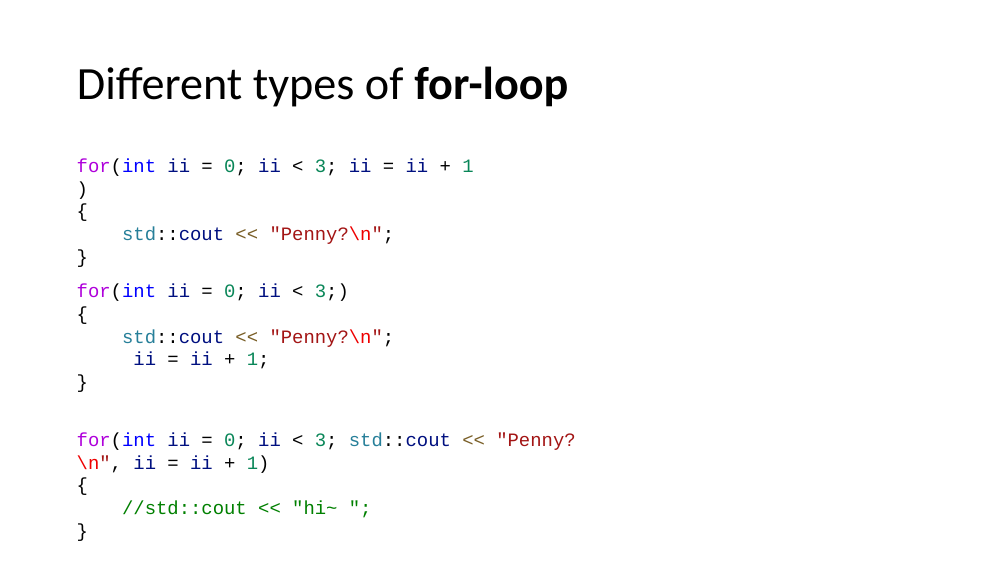
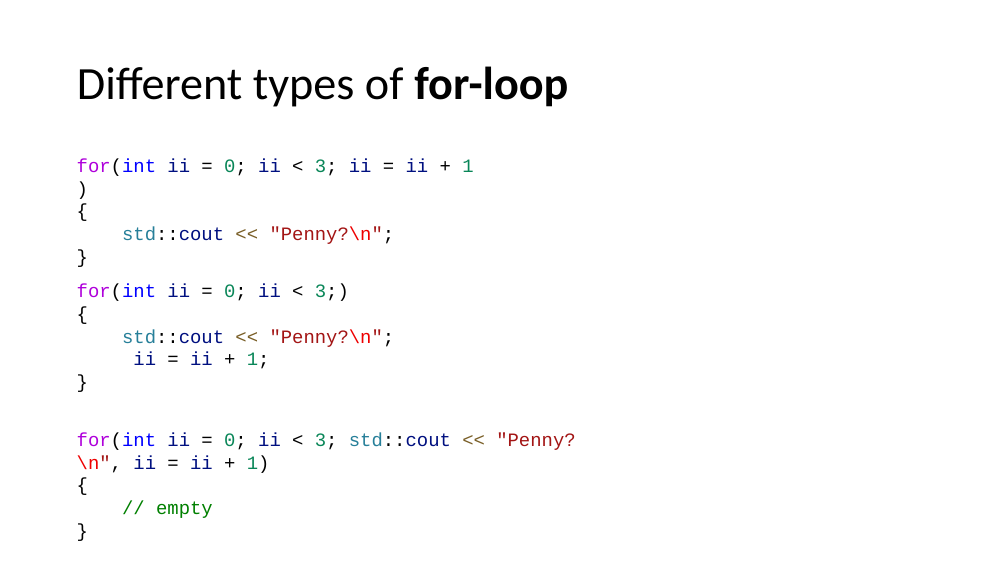
Before and after one commit to CNOCycle/cpp_tutorial, a slide deck: slide 17 of 06-loop/00-loop.pptx. Drawn at 1008x567 pixels with LibreOffice and Linux fonts; fonts in the diff are those of the drawing. Boxes give left, top, right and bottom in pixels: in the first picture for what was removed or moved away, otherwise in the second. Text is boxed around its words. In the diff, an @@ line names an element or a change of style, - is before the commit and + after.

```diff
--- a/06-loop/00-loop.pptx
+++ b/06-loop/00-loop.pptx
@@ text at (156,501,213,518): text changed @@
-//std::cout << "hi~ ";
+// empty
```
Also in this commit, not shown: 2 other slides changed, 4 slides added, 5 other files.
